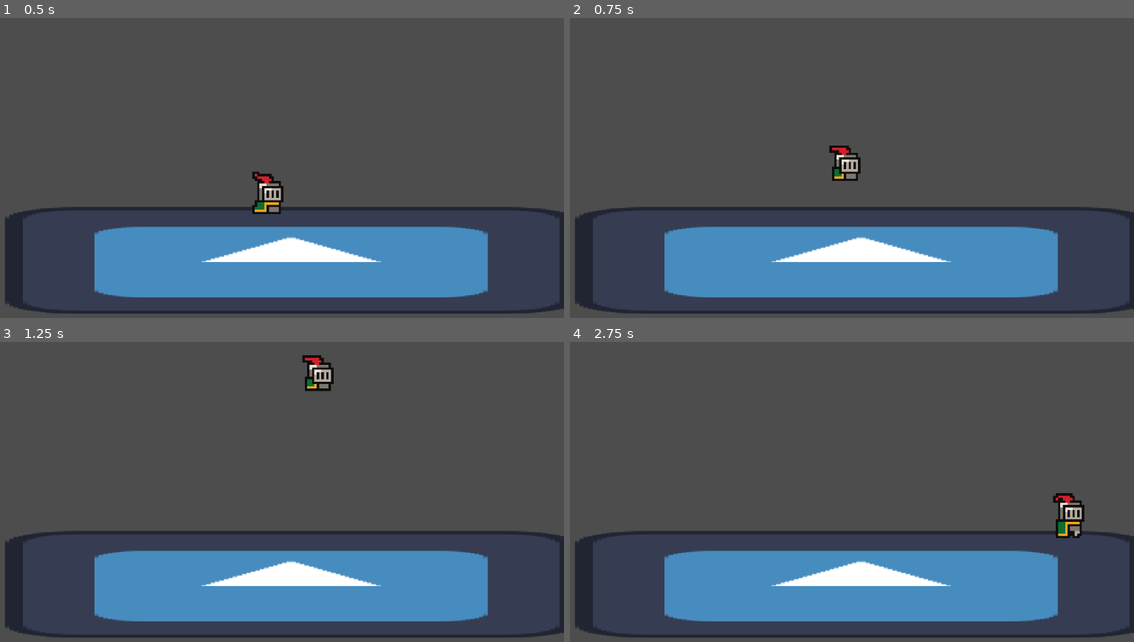
Above: before the commit, frames 1-4 (two rows, left to right).
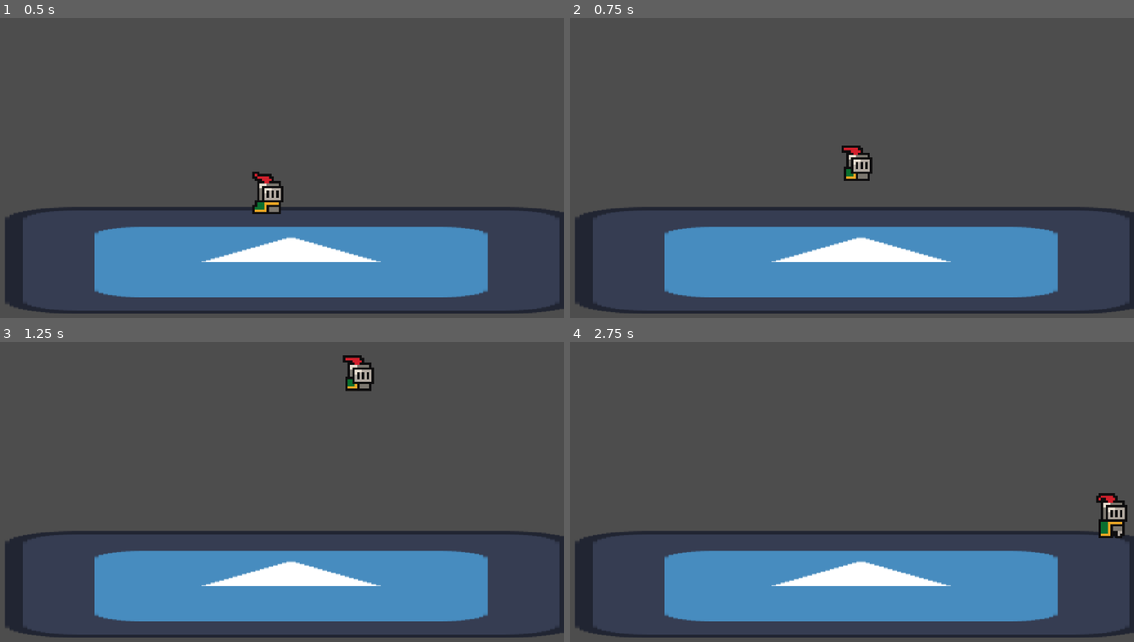
Above: after the commit, the same moments.

Repository: jible/Platform-fighter
Game: Godot game, scene res://scenes/test_scene.tscn
The game is run twice, just before and just after one commit, with the same random seed, the same clock (stepped at 60 frames per second) and the same inputs. The project has no main scene, so this scene is started directly. The engine's default icon, where the game draws it, is replaced by a stand-in: a white triangle on a blue panel in a dark square.
Inputs:
- Up to frame 1 (0.5 s): no input
- Up to frame 2 (0.75 s): tap Enter at 0.5 s; hold D (move_right) from 0.53 s (still down); tap Space (jump) at 0.6 s
- Up to frame 3 (1.25 s): keep holding D (move_right); tap Space (jump) at 0.77, 1.07 s
- Up to frame 4 (2.75 s): tap Shift (dash) at 1.35 s; tap Space (jump) at 1.52, 1.55, 1.82, 2.1 s; release D (move_right) at 2.03 s; hold A (move_left) from 2.03 s (still down)

Frame 1 is identical in both runs. In frame 2, 0.7% of the frame differs, in the area x 45-54%, y 42-55%; in frame 3, 1.1%; in frame 4, 1.3%, in the area x 85-99%, y 50-66%.

Commit message:
added jump velocity impulse

Diff:
--- a/platform-fighter/components/for_characters/generalized/physics_related/mobility_manager.gd
+++ b/platform-fighter/components/for_characters/generalized/physics_related/mobility_manager.gd
@@ -25,8 +25,9 @@
 }
 
 var current_state_type: state_types = state_types.NO_PROCESS
-
+var input_dir: int = 0
 @export var jump_vel = 800
+@export var jump_horizontal_impulse = 10000
 @export var grounded_acceleration = 1500
 @export var aeriel_acceleration = 900
 @export var gravity_force = 4500
@@ -47,7 +48,7 @@
 	# State Decides the movement processes that occur each frame
 	# The default movement process is:
 	# Normal movmenet process
-	var input_dir = Input.get_action_strength("move_right") - Input.get_action_strength("move_left")
+	input_dir = Input.get_action_strength("move_right") - Input.get_action_strength("move_left")
 	for process in state_processes[current_state_type]:
 		process.call(delta, input_dir)
 
@@ -88,6 +89,7 @@
 	elif used_ariel_jumps < max_ariel_jumps:
 		character_body.velocity.y = -jump_vel
 		used_ariel_jumps += 1
+	add_capped_velocity_impulse(Vector2(jump_horizontal_impulse * sign(input_dir), 0) )
 
 func _on_base_player_landed():
 	used_ariel_jumps = 0
@@ -95,18 +97,18 @@
 func _on_state_machine_state_changed(new_state_node):
 	current_state_type = new_state_node.state_type
 
-func add_capped_velocity_impulse(impulse_vector):
+func add_capped_velocity_impulse(impulse_vector: Vector2):
 	# For each axis
+	print(impulse_vector)
 	for axis in ["x", "y"]:
 		if impulse_vector[axis] == 0: continue
 		var added_x_velocities = character_body.velocity[axis] + impulse_vector[axis]
 		# If velociy is added in the same direction:
 		if sign(impulse_vector[axis]) == sign(character_body.velocity[axis]):
 			# If starting velocity is within max velocity range:
-			if abs(character_body.velocity[axis]) < max_velocity_vector:
+			if abs(character_body.velocity[axis]) < max_velocity_vector[axis]:
 				# Add velocity and cap it
-				character_body.velocity[axis] = added_x_velocities
-				character_body.velocity[axis] = clamp(character_body.velocity[axis], -max_velocity_vector, max_velocity_vector)
+				character_body.velocity[axis] = clamp(added_x_velocities, -max_velocity_vector[axis], max_velocity_vector[axis])
 			# Don't add velocity if it already exceeds max
 		else:
 			# If adding the velocity results in same velocity direction
@@ -120,9 +122,8 @@
 func add_uncapped_velocity(velocity_impulse):
 	character_body.velocity += velocity_impulse
 
-func set_capped_velocity(new_velocity):
-	for axis in ['x','y']:
-		character_body.velocity[axis] = clamp(new_velocity[axis],-max_velocity_vector[axis],max_velocity_vector[axis])
+func set_capped_velocity_on_axis(new_velocity, axis):
+	character_body.velocity[axis] = clamp(new_velocity,-max_velocity_vector[axis],max_velocity_vector[axis])
 
 func set_uncapped_velocity(new_velocity):
 	character_body.velocity = new_velocity
